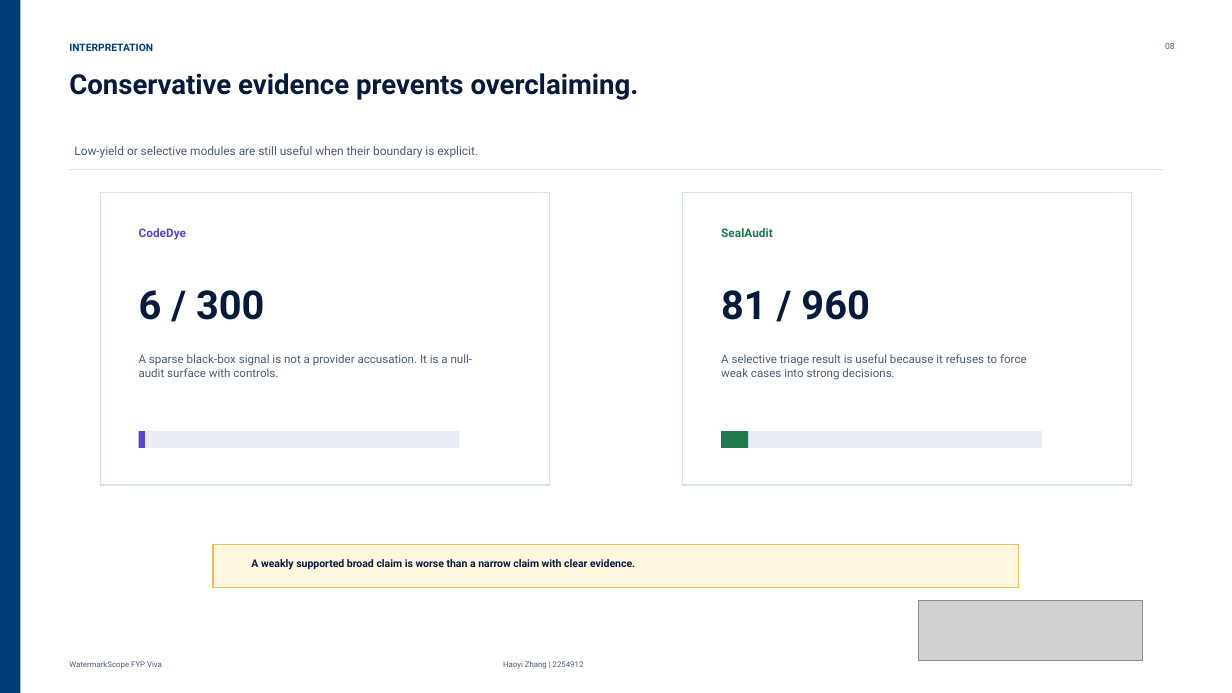
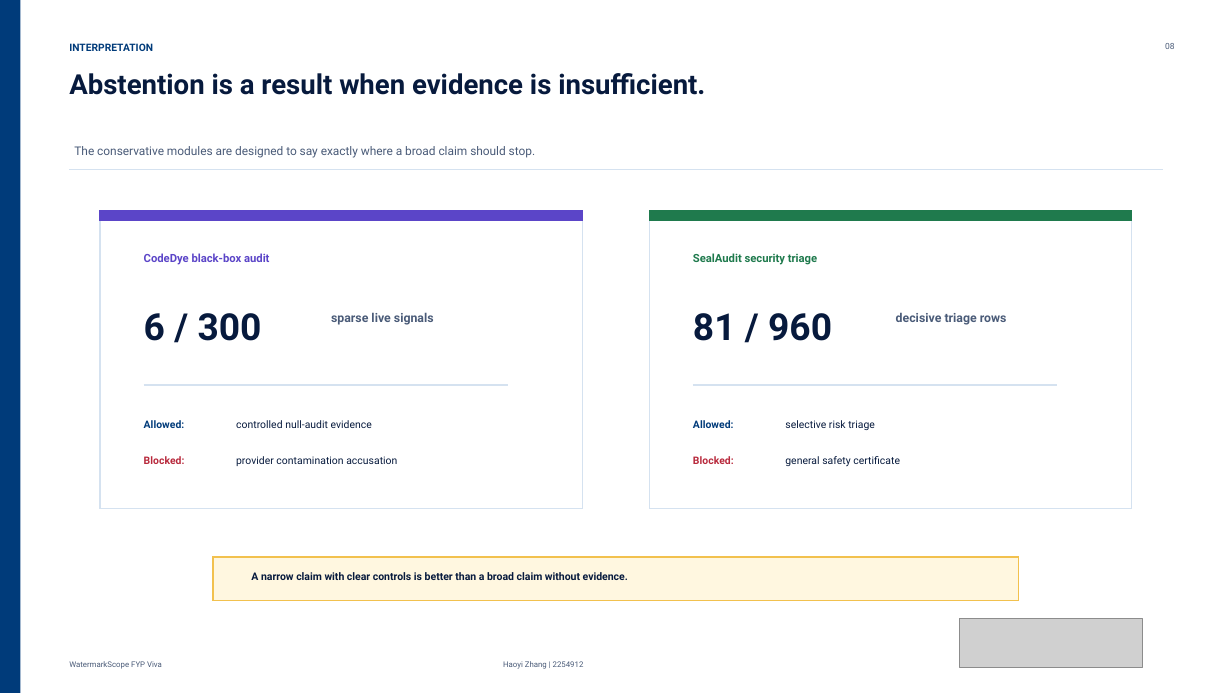
Before and after one commit to Haoyi-Zhang/WatermarkScope, a slide deck: slide 8 of docs/WatermarkScope_FYP_Viva.pptx. Drawn at 1232x693 pixels with LibreOffice and Linux fonts; fonts in the diff are those of the drawing; grey boxes stand for pictures. Boxes give left, top, right and bottom in pixels: in the first picture for what was removed or moved away, otherwise in the second. Text is boxed around its words. In the diff, an @@ line names an element or a change of style, - is before the commit and + after.

```diff
--- a/docs/WatermarkScope_FYP_Viva.pptx
+++ b/docs/WatermarkScope_FYP_Viva.pptx
@@ text at (69, 73, 705, 95): text changed @@
-Conservative evidence prevents overclaiming.
+Abstention is a result when evidence is insufficient.
@@ text at (74, 146, 535, 158): text changed @@
-Low-yield or selective modules are still useful when their boundary is explicit.
+The conservative modules are designed to say exactly where a broad claim should stop.
@@ rectangle: place and size @@
-rectangle at (100, 192, 549, 485)
+rectangle at (100, 211, 582, 508)
@@ rectangle added at (100, 211, 582, 221), fill #5B45C8, outline #5B45C8 0.9 pt @@
@@ rectangle: place and size @@
-rectangle at (683, 192, 1132, 485)
+rectangle at (650, 211, 1132, 508)
@@ rectangle added at (650, 211, 1132, 221), fill #1F7A4D, outline #1F7A4D 0.9 pt @@
@@ text at (144, 253, 269, 265): text changed; size 9.2 to 8.8 pt @@
-CodeDye
+CodeDye black-box audit
@@ text at (693, 253, 817, 265): text changed; size 9.2 to 8.8 pt @@
-SealAudit
+SealAudit security triage
@@ text "6 / 300": place and size @@
-text "6 / 300" at (139, 290, 264, 320)
+text "6 / 300" at (144, 313, 262, 341)
@@ text "6 / 300" at (144, 313, 262, 341): size 31 to 29 pt @@
@@ text added at (331, 312, 434, 325), 9.6 pt, text #4A5B78, bold @@
+sparse live signals
@@ text "81 / 960" at (693, 313, 832, 341): size 31 to 29 pt @@
@@ text "81 / 960": place and size @@
-text "81 / 960" at (721, 290, 869, 320)
+text "81 / 960" at (693, 313, 832, 341)
@@ text added at (896, 312, 1007, 325), 9.6 pt, text #4A5B78, bold @@
+decisive triage rows
@@ text removed at (139, 354, 473, 377) @@
-A sparse black-box signal is not a provider accusation. It is a null-audit surface with controls.
@@ text removed at (721, 354, 1027, 380) @@
-A selective triage result is useful because it refuses to force weak cases into strong decisions.
@@ line added from (144, 385) to (508, 385), #D5E2F0 1 pt @@
@@ line added from (693, 385) to (1057, 385), #D5E2F0 1 pt @@
@@ rectangle removed at (139, 432, 459, 448) @@
@@ rectangle removed at (139, 432, 145, 448) @@
@@ text added at (144, 420, 185, 428), 8.1 pt, text #003B7A, bold @@
+Allowed:
@@ text added at (236, 420, 372, 428), 8.1 pt, text #071A3D @@
+controlled null-audit evidence
@@ text added at (693, 420, 734, 428), 8.1 pt, text #003B7A, bold @@
+Allowed:
@@ rectangle removed at (722, 432, 1043, 448) @@
@@ rectangle removed at (722, 432, 749, 448) @@
@@ text added at (785, 420, 875, 430), 8.1 pt, text #071A3D @@
+selective risk triage
@@ text added at (144, 456, 185, 464), 8.1 pt, text #B8293C, bold @@
+Blocked:
@@ text added at (236, 456, 397, 466), 8.1 pt, text #071A3D @@
+provider contamination accusation
@@ text added at (693, 456, 734, 464), 8.1 pt, text #B8293C, bold @@
+Blocked:
@@ text added at (785, 456, 900, 466), 8.1 pt, text #071A3D @@
+general safety certificate
@@ rectangle: place and size @@
-rectangle at (213, 544, 1019, 588)
+rectangle at (213, 557, 1019, 601)
@@ text at (251, 572, 628, 580): text changed @@
-A weakly supported broad claim is worse than a narrow claim with clear evidence.
+A narrow claim with clear controls is better than a broad claim without evidence.
@@ picture: place and size @@
-picture at (919, 601, 1142, 661)
+picture at (960, 618, 1142, 667)
```
Also in this commit, not shown: 13 other slides changed, 1 other file.
